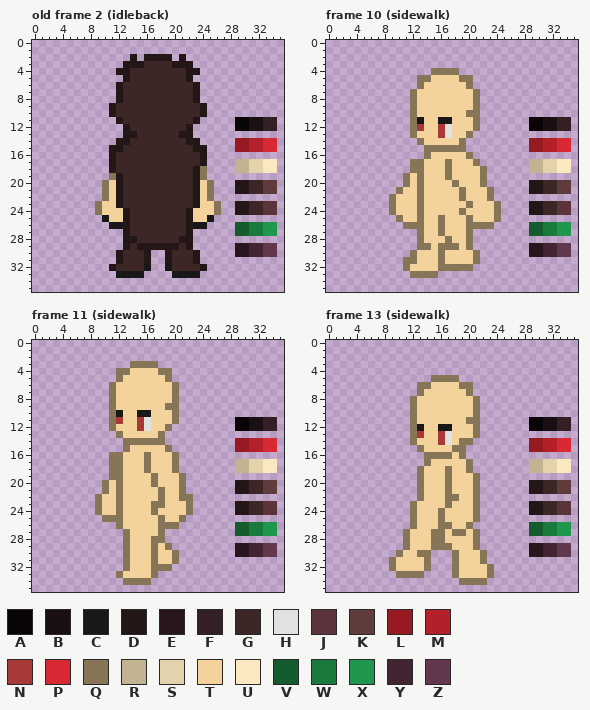
A pixel-art file gets an edit: Assets/TCCHD2D/Art/Sprites/spr_Bjorn.ase. That is the earlier state.
36x36 pixels, 21 frames. Colours within 5 levels of each other are drawn and written as one. Shown: old frame 2 (idleback), frame 10 (sidewalk), frame 11 (sidewalk), frame 13 (sidewalk). The commit also changed other frames, which this record leaves out.
Visible layers, top first: "Layer 1", "idleside".
Palette (. is transparent): A #090506  B #1a0f12  C #181818  D #231616  E #27161e  F #341f25  G #3d2626  H #e1e1e1  J #5b333a  K #5f3b3b  L #971a22  M #b4202a  N #a93838  P #d82934  Q #877557  R #c2b392  S #e4d2aa  T #f4d29c  U #fbe8c0  V #145b2e  W #1a7a3e  X #1f974c  Y #422433  Z #63384e
Pixels before, old frame 2 (idleback), first column x 9:
 2 .....D.DDDD.D.............
 3 ....DDDGGGGDDD............
 4 ...DDGGGGGGGGDD...........
 5 ....DGGGGGGGGD............
 6 ...DGGGGGGGGGGD...........
 7 ...DGGGGGGGGGGD...........
 8 ...DGGGGGGGGGGD...........
 9 ..DGGGGGGGGGGGGD..........
10 ..DGGGGGGGGGGGGD..........
11 ...DGGGGGGGGGGD.....AABBFF
12 ....DGGGGGGGGD......AABBFF
13 ....DDGGGGGGDD............
14 ...DDGGGGGGGGDD.....LLMMPP
15 ..DDGGGGGGGGGGDD....LLMMPP
16 ..DGGGGGGGGGGGGD..........
17 ..DGGGGGGGGGGGGD....RRSSUU
18 ..DGGGGGGGGGGGDQ....RRSSUU
19 ..QDGGGGGGGGGGDQ..........
20 .QTDGGGGGGGGGGDTQ...DDGGKK
21 .QTDGGGGGGGGGGDTQ...DDGGKK
22 .QTDGGGGGGGGGGDTQ.........
23 QTTDGGGGGGGGGGDTTQ..DDGGJJ
24 QTTTDGGGGGGGGDTTTQ..DDGGJJ
25 .CTTDGGGGGGGGDTTC.........
26 ..CCDGGGGGGGGDCC....VVWWXX
27 ....DGGGGGGGGD......VVWWXX
28 ....DDGGGGGGDD............
29 ....DGDDDDDDGD......EEYYZZ
30 ...DGGGD..DGGGD.....EEYYZZ
31 ...DGGGD..DGGGD...........
32 ..DGGGGC..CGGGGD..........
33 ...CCCC....CCCC...........
Pixels before, frame 10 (sidewalk), first column x 9:
 4 ......QQQQ................
 5 ....QQTTTTQQ..............
 6 ....QTTTTTTQ..............
 7 ...QTTTTTTTTQ.............
 8 ...QTTTTTTTTQ.............
 9 ...QTTTTTTTTQ.............
10 ...QTTTTTTTQQ.............
11 ...QCTTCCTTTQ.......AABBFF
12 ...QNTTNHTTTQ.......AABBFF
13 ...QTTTNHTTQ..............
14 ....QTTTTTQ.........LLMMPP
15 .....QQQQQQ.........LLMMPP
16 .....QTTTTTQ..............
17 ...QQTTTQTTTQ.......RRSSUU
18 ...QQTTTQTTTTQ......RRSSUU
19 ..QTQTTTQTTTTQ............
20 ..QTQTTTTQTTTQ......DDGGKK
21 .QTTQTTTTTQTTTQ.....DDGGKK
22 QTTTQTTTTTQTTTQ...........
23 QTTTQTTTTTTQTTTQ....DDGGJJ
24 QTTTQTTTTTQTTTTQ....DDGGJJ
25 .QTTQTTQTTTQTTTQ..........
26 ..QQQTTQTTTQQQQ.....VVWWXX
27 ....QTTQTTTQ........VVWWXX
28 ....QTTTQTTQ..............
29 ....QQTQQQTQ........EEYYZZ
30 ...QTTTQTTTTQ.......EEYYZZ
31 ..QQTTTQTTTTQ.............
32 ..QTTTTQQQQQ..............
33 ...QQQQ...................
Pixels before, frame 11 (sidewalk), first column x 9:
 3 .....QQQQ.................
 4 ...QQTTTTQQ...............
 5 ...QTTTTTTQ...............
 6 ..QTTTTTTTTQ..............
 7 ..QTTTTTTTTQ..............
 8 ..QTTTTTTTTQ..............
 9 ..QTTTTTTTQQ..............
10 ..QCTTCCTTTQ..............
11 ..QNTTNHTTTQ........AABBFF
12 ..QTTTNHTTQ.........AABBFF
13 ...QTTTTTQ................
14 ....QQQQQQ..........LLMMPP
15 ....QTTTTTQ.........LLMMPP
16 ..QQTTTQTTTQ..............
17 ..QQTTTQTTTQ........RRSSUU
18 ..QQTTTQTTTQ........RRSSUU
19 ..QQTTTTQTTTQ.............
20 .QTQTTTTQTTTQ.......DDGGKK
21 .QTQTTTTTQTTQ.......DDGGKK
22 QTTQTTTTTQTTQQ............
23 QTTQTTTTQQTTTQ......DDGGJJ
24 QTTQTTTTQTTTTQ......DDGGJJ
25 .QQQTTTTTQTTQ.............
26 ...QTTTTTQQQ........VVWWXX
27 ....QTTTTQ..........VVWWXX
28 ....QTTTQQ................
29 ....QTTTQTQ.........EEYYZZ
30 ....QTTTQTTQ........EEYYZZ
31 ....QTTTQTTQ..............
32 ....QTTTQQQ...............
33 ...QTTTTQ.................
34 ....QQQQ..................
Pixels before, frame 13 (sidewalk), first column x 9:
 5 ......QQQQ................
 6 ....QQTTTTQQ..............
 7 ....QTTTTTTQ..............
 8 ...QTTTTTTTTQ.............
 9 ...QTTTTTTTTQ.............
10 ...QTTTTTTTTQ.............
11 ...QTTTTTTTQQ.......AABBFF
12 ...QCTTCCTTTQ.......AABBFF
13 ...QNTTNHTTTQ.............
14 ...QTTTNHTQQ........LLMMPP
15 ....QTTTTQQ.........LLMMPP
16 .....QQQQTQ...............
17 .....QTTTTTQ........RRSSUU
18 ....QTTTQTTQ........RRSSUU
19 ....QTTTQTTTQ.............
20 ....QTTTQTTTQ.......DDGGKK
21 ....QTTTQTTTQ.......DDGGKK
22 ....QTTTQQTTQ.............
23 ...QTTTTQTTTQ.......DDGGJJ
24 ...QTTTQTTTTQ.......DDGGJJ
25 ...QTTTQTTTTQ.............
26 ...QTTTQQTTQ........VVWWXX
27 ..QTTTQQTQQTQ.......VVWWXX
28 ..QTTTQQTTTTQ.............
29 ..QTTTQQQTTTQ.......EEYYZZ
30 .QTTQQ...QTTTQ......EEYYZZ
31 QTTTTQ...QTTTQ............
32 QTTTTQ...QTTTTQ...........
33 .QQQQ....QTTTTQ...........
34 ..........QQQQ............
Once edited:
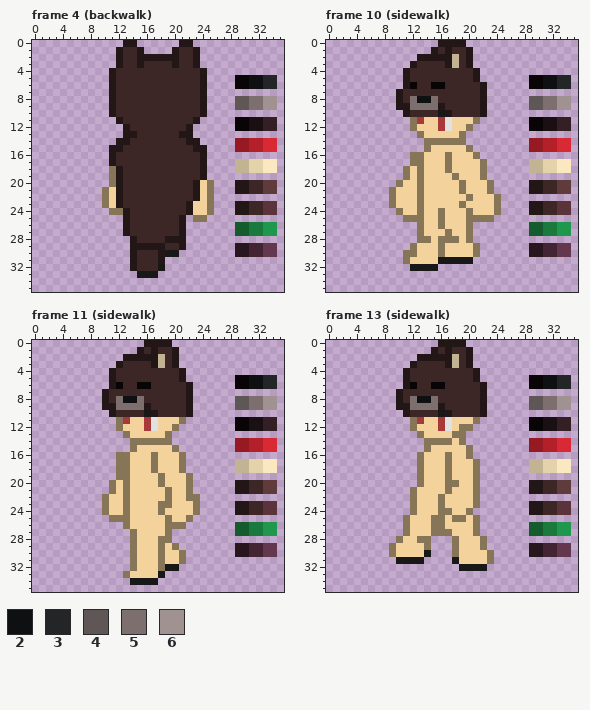
Colours new in this view: 2 #0f1011  3 #232527  4 #5f5756  5 #7d6f6e  6 #a09291
A new or re-ordered frame is compared with the old frame closest to it.
The exact change:
frames re-ordered
Frame 4 (backwalk) against old frame 2 (idleback), layers "Layer 1", "idleside":
y 0: x 13..14 .. -> DD; x 21..22 .. -> DD
y 1: x 12..15 .... -> DGGD; x 20..23 .... -> DGGD
y 2: x 12..15 ..D. -> DGGD; x 20..23 .D.. -> DGGD
y 3: x 12..14 .DD -> DGG; x 21..23 DD. -> GGD
y 4: x 11..13 .DD -> DGG; x 22..24 DD. -> GGD
y 5: x 11..13 ..D -> DGG; x 22..24 D.. -> GGD; x 29..34 ...... -> AA2233
y 6: x 11..12 .D -> DG; x 23..24 D. -> GD; x 29..34 ...... -> AA2233
y 7: x 11..12 .D -> DG; x 23..24 D. -> GD
y 8: x 11..12 .D -> DG; x 23..24 D. -> GD; x 29..34 ...... -> 445566
y 9: x 29..34 ...... -> 445566
y 18: x 11..12 DG -> QD; x 23..24 DQ -> GD
y 19: x 23..24 DQ -> GD
y 20: x 10..11 QT -> .Q
y 23: x 9..10 QT -> .Q; x 22..23 GD -> DT; x 25..26 TQ -> Q.
y 24: x 9..12 QTTT -> ..QQ; x 25..26 TQ -> Q.
y 25: x 10..12 CTT -> ...; x 21..25 GDTTC -> D.QQ.
y 26: x 11..12 CC -> ..; x 21..24 GDCC -> D...
y 27: x 21..22 GD -> D.
y 28: x 13 D -> .; x 19..20 GG -> DD; x 22 D -> .
y 29: x 13..14 DG -> .D; x 19..22 DDGD -> GGD.
y 30: x 12..14 DGG -> ..D; x 16..23 D..DGGGD -> GGDCC...
y 31: x 12..14 DGG -> ..D; x 16..23 D..DGGGD -> GGD.....
y 32: x 11..14 DGGG -> ...D; x 16..24 C..CGGGGD -> GGC......
y 33: x 12..14 CCC -> ...; x 16..17 .. -> CC; x 20..23 CCCC -> ....
Frame 10 (sidewalk), layers "Layer 1", "idleside":
y 0: x 16..19 .... -> DDDD
y 1: x 15..20 ...... -> DGDGGD
y 2: x 13..20 ........ -> DDDDDRGD
y 3: x 12..20 ......... -> DGGGGDRGD
y 4: x 11..21 ....QQQQ... -> DGGGGGGGGGD
y 5: x 11..21 ..QQTTTTQQ. -> DGGGGGGGGGD; x 29..34 ...... -> AA2233
y 6: x 11..22 ..QTTTTTTQ.. -> DAGGAAGGGGGD; x 29..34 ...... -> AA2233
y 7: x 10..22 ..QTTTTTTTTQ. -> DGGGGGGGGGGGD
y 8: x 10..22 ..QTTTTTTTTQ. -> DG5225GGGGGGD; x 29..34 ...... -> 445566
y 9: x 10..22 ..QTTTTTTTTQ. -> DD5555DGGGGGD; x 29..34 ...... -> 445566
y 10: x 11..22 .QTTTTTTTQQ. -> DGGGGCDGGGGD
y 11: x 13 C -> N; x 16..17 CC -> NH
y 12: x 13 N -> T; x 20..21 TQ -> Q.
y 13: x 12..13 QT -> .Q; x 16..17 NH -> TT; x 19..20 TQ -> Q.
y 14: x 13..18 QTTTTT -> .QQQQQ
y 15: x 15..20 QQQQQ. -> TTTTTQ
y 16: x 12..14 ..Q -> QQT; x 17 T -> Q; x 20..21 Q. -> TQ
y 17: x 21..22 Q. -> TQ
y 18: x 11..12 .Q -> QT
y 19: x 17..18 QT -> TQ
y 20: x 10..11 .Q -> QT; x 18..19 QT -> TQ; x 22..23 Q. -> TQ
y 21: x 9..10 .Q -> QT
y 22: x 19..20 QT -> TQ; x 23..24 Q. -> TQ
y 23: x 19..20 TQ -> QT
y 24: x 9..10 QT -> .Q; x 16 T -> Q; x 19..20 QT -> TQ
y 25: x 10..12 QTT -> .QQ; x 21..24 TTTQ -> QQQ.
y 26: x 11..12 QQ -> ..; x 21..23 QQQ -> ...
y 27: x 16..17 QT -> TQ
y 28: x 14 T -> Q; x 16 T -> Q; x 18 T -> Q
y 29: x 12..14 .QQ -> QTT; x 17..18 QQ -> TT; x 20..21 Q. -> TQ
y 30: x 11 . -> Q
y 31: x 12 Q -> T; x 16..21 QTTTTQ -> CCCCC.
y 32: x 11..20 QTTTTQQQQQ -> .CCCC.....
y 33: x 12..15 QQQQ -> ....
Frame 11 (sidewalk), layers "Layer 1", "idleside":
y 0: x 16..19 .... -> DDDD
y 1: x 15..20 ...... -> DGDGGD
y 2: x 13..20 ........ -> DDDDDRGD
y 3: x 12..20 ..QQQQ... -> DGGGGDRGD
y 4: x 11..21 .QQTTTTQQ.. -> DGGGGGGGGGD
y 5: x 11..21 .QTTTTTTQ.. -> DGGGGGGGGGD; x 29..34 ...... -> AA2233
y 6: x 11..22 QTTTTTTTTQ.. -> DAGGAAGGGGGD; x 29..34 ...... -> AA2233
y 7: x 10..22 .QTTTTTTTTQ.. -> DGGGGGGGGGGGD
y 8: x 10..22 .QTTTTTTTTQ.. -> DG5225GGGGGGD; x 29..34 ...... -> 445566
y 9: x 10..22 .QTTTTTTTQQ.. -> DD5555DGGGGGD; x 29..34 ...... -> 445566
y 10: x 11..15 QCTTC -> DGGGG; x 17..22 TTTQ.. -> DGGGGD
y 11: x 11..13 QNT -> .QN; x 15..17 NHT -> TNH; x 20..21 Q. -> TQ
y 12: x 11..12 QT -> .Q; x 15..17 NHT -> TNH; x 19..20 Q. -> TQ
y 13: x 12..13 QT -> .Q; x 18..19 Q. -> TQ
y 14: x 13 Q -> .; x 19 . -> Q
y 15: x 13..14 QT -> .Q; x 19..20 Q. -> TQ
y 16..18: x 11 Q -> .; x 13 T -> Q; x 16..17 QT -> TQ; x 20..21 Q. -> TQ
y 19: x 11 Q -> .; x 13 T -> Q; x 17..18 QT -> TQ; x 21..22 Q. -> TQ
y 20: x 10..13 QTQT -> .QTQ; x 17..18 QT -> TQ; x 21..22 Q. -> TQ
y 21: x 10..13 QTQT -> .QTQ; x 18..19 QT -> TQ; x 21..22 Q. -> TQ
y 22: x 9..10 QT -> .Q; x 12..13 QT -> TQ; x 18..19 QT -> TQ; x 21 Q -> T; x 23 . -> Q
y 23: x 9..10 QT -> .Q; x 12..13 QT -> TQ; x 17 Q -> T; x 19 T -> Q; x 22..23 Q. -> TQ
y 24: x 9..10 QT -> .Q; x 12..13 QT -> TQ; x 17..18 QT -> TQ; x 22..23 Q. -> TQ
y 25: x 10 Q -> .; x 13 T -> Q; x 18..19 QT -> TQ; x 21..22 Q. -> TQ
y 26: x 12..13 QT -> .Q; x 18 Q -> T; x 21 . -> Q
y 27: x 13..14 QT -> .Q; x 18..19 Q. -> TQ
y 28: x 13..14 QT -> .Q; x 17 Q -> T; x 19 . -> Q
y 29: x 13..14 QT -> .Q; x 17..20 QTQ. -> TQTQ
y 30..31: x 13..14 QT -> .Q; x 17..18 QT -> TQ; x 20..21 Q. -> TQ
y 32: x 13..14 QT -> .Q; x 17 Q -> T; x 19..20 Q. -> CC
y 33: x 12..13 QT -> .Q; x 17..18 Q. -> TC
y 34: x 13..17 QQQQ. -> .CCCC
Frame 13 (sidewalk), layers "Layer 1", "idleside":
y 0: x 16..19 .... -> DDDD
y 1: x 15..20 ...... -> DGDGGD
y 2: x 13..20 ........ -> DDDDDRGD
y 3: x 12..20 ......... -> DGGGGDRGD
y 4: x 11..21 ........... -> DGGGGGGGGGD
y 5: x 11..21 ....QQQQ... -> DGGGGGGGGGD; x 29..34 ...... -> AA2233
y 6: x 11..22 ..QQTTTTQQ.. -> DAGGAAGGGGGD; x 29..34 ...... -> AA2233
y 7: x 10..22 ...QTTTTTTQ.. -> DGGGGGGGGGGGD
y 8: x 10..22 ..QTTTTTTTTQ. -> DG5225GGGGGGD; x 29..34 ...... -> 445566
y 9: x 10..22 ..QTTTTTTTTQ. -> DD5555DGGGGGD; x 29..34 ...... -> 445566
y 10: x 11..22 .QTTTTTTTTQ. -> DGGGGCDGGGGD
y 11: x 13 T -> N; x 16..17 TT -> NH; x 20 Q -> T
y 12: x 13 C -> T; x 16..17 CC -> NH; x 19..21 TTQ -> QQ.
y 13: x 12..13 QN -> .Q; x 16..21 NHTTTQ -> TTQQ..
y 14: x 12..17 QTTTNH -> ..QQQQ; x 20 Q -> .
y 15: x 13..14 QT -> .Q; x 18..20 QQ. -> TTQ
y 16: x 13..16 .QQQ -> QTTT; x 19..20 Q. -> TQ
y 17: x 13..14 .Q -> QT; x 17 T -> Q; x 20..21 Q. -> TQ
y 18: x 20..21 Q. -> TQ
y 20: x 18 T -> Q
y 21: x 12..13 .Q -> QT
y 22: x 12..13 .Q -> QT; x 16..18 TQQ -> QTT
y 23: x 16..17 TQ -> QT
y 24: x 17 T -> Q; x 20..21 TQ -> Q.
y 25: x 11..12 .Q -> QT; x 15 T -> Q; x 18..19 TT -> QQ
y 26: x 11..12 .Q -> QT; x 15 T -> Q; x 17 Q -> T; x 20..21 Q. -> TQ
y 27: x 17..19 TQQ -> QTT
y 28: x 10..11 .Q -> QT; x 13..18 TTQQTT -> QQ...Q; x 21..22 Q. -> TQ
y 29: x 9..11 ..Q -> QTT; x 14..18 TQQQT -> Q...Q; x 21..22 Q. -> TQ
y 30: x 9..10 .Q -> QT; x 13..14 QQ -> TC; x 22..23 Q. -> TQ
y 31: x 9..14 QTTTTQ -> .CCCC.; x 18 Q -> C; x 22..23 Q. -> TQ
y 32: x 9..14 QTTTTQ -> ......; x 18..23 QTTTTQ -> .CCCC.
y 33: x 10..13 QQQQ -> ....; x 18..23 QTTTTQ -> ......
y 34: x 19..22 QQQQ -> ....
Where, in picture pixels (left, top, right, bottom), the same in both pictures:
changed: (109, 40, 277, 110)
changed: (95, 166, 221, 278)
changed: (389, 40, 501, 278)
added: (529, 75, 571, 110)
changed: (95, 340, 200, 585)
added: (235, 375, 277, 410)
changed: (389, 340, 494, 585)
added: (529, 375, 571, 410)
